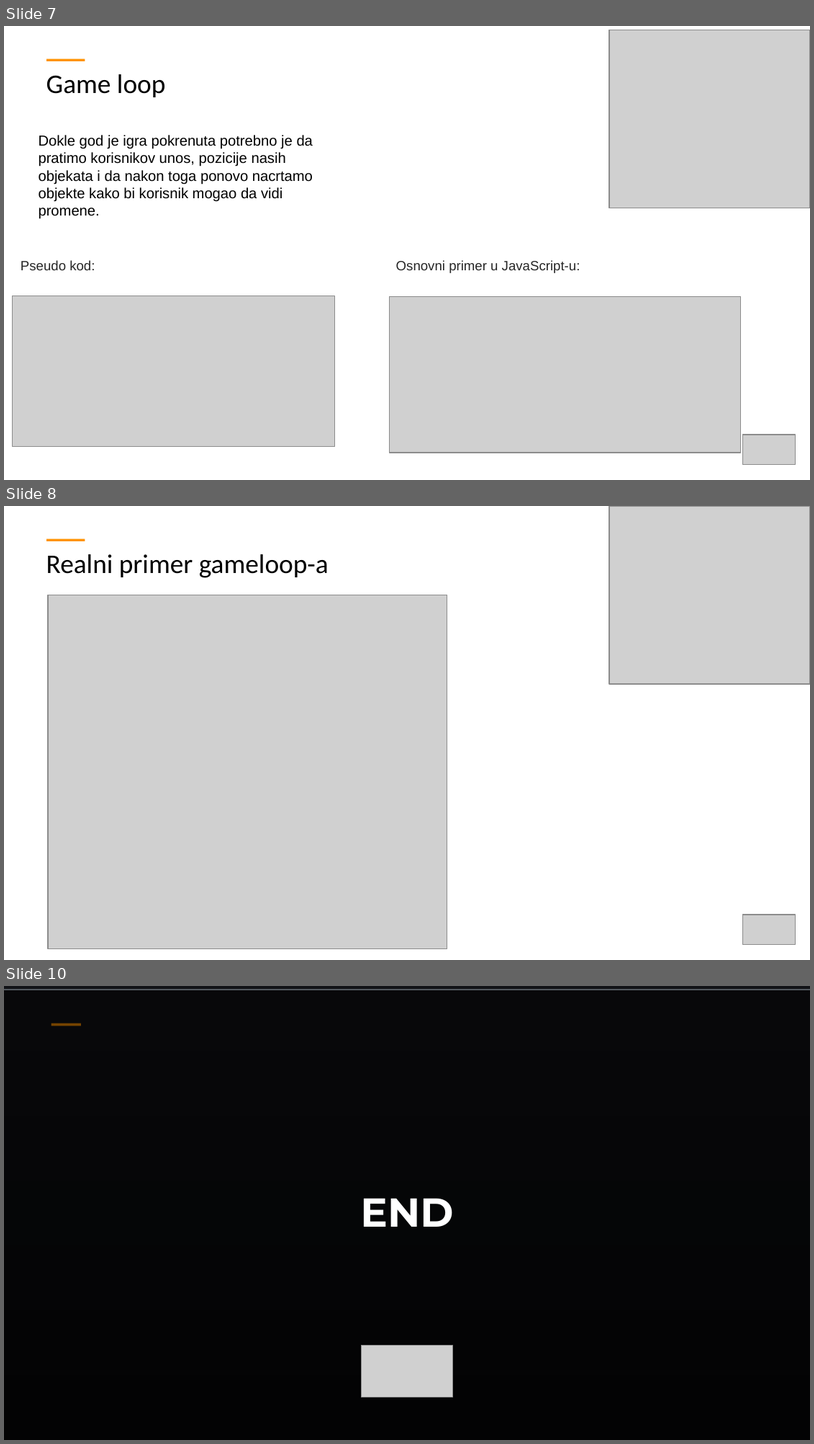
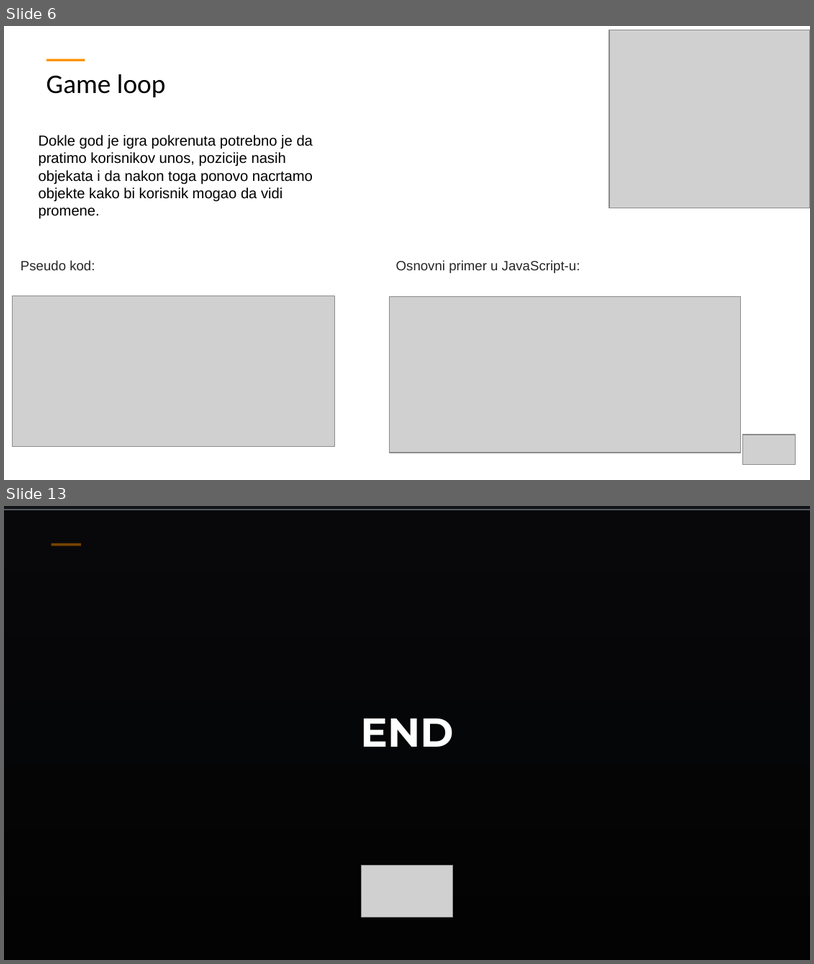
Before and after one commit to ObradovicZ/platformer, a slide deck: TemplateExample - white.pptx. Shown one above the other, each under a label of ours: slides 7, 8 and 10 before the commit, slides 6 and 13 after it; the slides between them are not shown. The pictures are 814x1444 and 814x964 pixels, drawn with LibreOffice and Linux fonts; fonts in the diff are those of the drawing; grey boxes stand for pictures; background and template pictures are left out. Boxes give left, top, right and bottom in pixels: in the first picture for what was removed or moved away, otherwise in the second. Text is boxed around its words. In the diff, an @@ line names an element or a change of style, - is before the commit and + after.

```diff
--- a/TemplateExample - white.pptx
+++ b/TemplateExample - white.pptx
@@ slide 8 removed at [4, 506, 810, 960], background #FFFFFF; not listed: 1 template element that a slide beside it also shows @@
@@ picture removed at [610, 506, 810, 683] @@
@@ title removed at [46, 554, 329, 578] @@
-Realni primer gameloop-a
@@ picture removed at [49, 595, 448, 949] @@
@@ picture removed at [743, 914, 796, 944] @@
@@ what was slide 7 is now slide 6 @@
@@ what was slide 10 is now slide 13 @@
```
Also in this commit, not shown: 2 slides changed, 5 slides added, 1 other slide removed.
